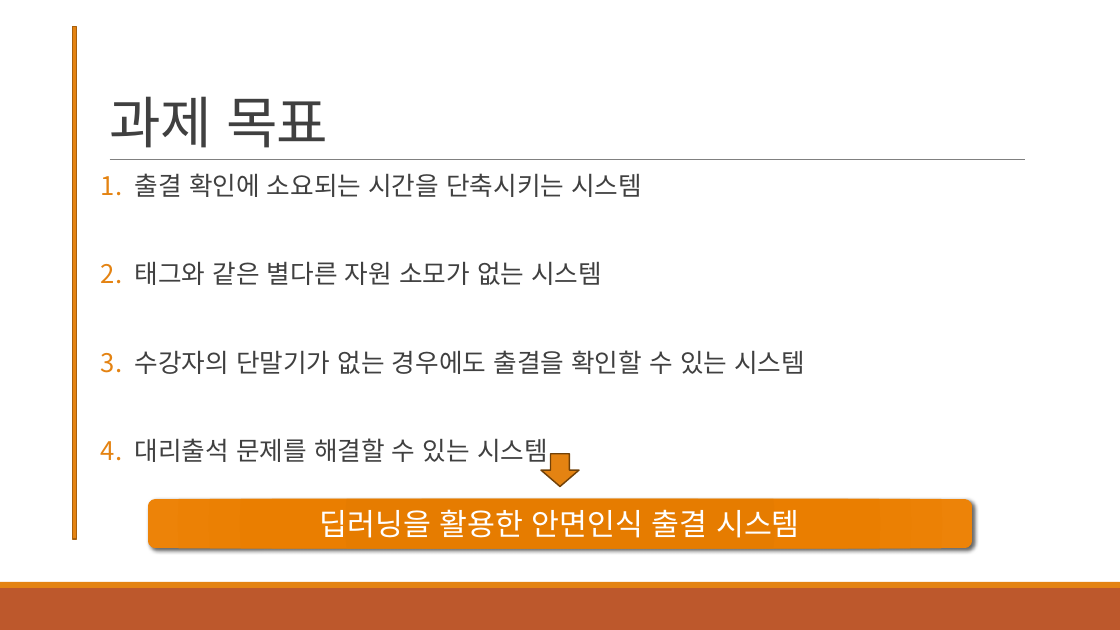
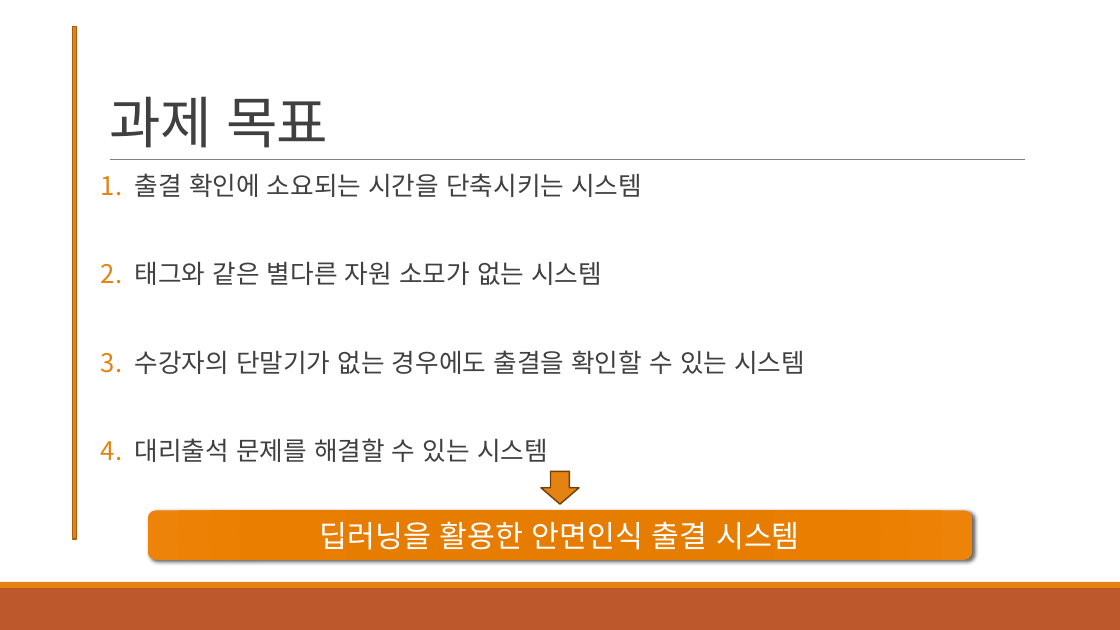
Before and after one commit to Johyeonje/Capstone, a slide deck: slide 2 of 중간점검 보고서/4조_최종발표PPT(수정본).pptx. Drawn at 1120x630 pixels with LibreOffice and Linux fonts; fonts in the diff are those of the drawing. Boxes give left, top, right and bottom in pixels: in the first picture for what was removed or moved away, otherwise in the second. Text is boxed around its words. In the diff, an @@ line names an element or a change of style, - is before the commit and + after.

```diff
--- a/중간점검 보고서/4조_최종발표PPT(수정본).pptx
+++ b/중간점검 보고서/4조_최종발표PPT(수정본).pptx
@@ down arrow: place and size @@
-down arrow at (541, 454, 579, 486)
+down arrow at (541, 471, 579, 504)
@@ rounded rectangle "딥러닝을 활용한 안면인식 출결 시스템": place and size @@
-rounded rectangle "딥러닝을 활용한 안면인식 출결 시스템" at (148, 499, 973, 549)
+rounded rectangle "딥러닝을 활용한 안면인식 출결 시스템" at (148, 511, 973, 560)
```
Also in this commit, not shown: 4 other slides changed, 1 slide added, 4 other files.
